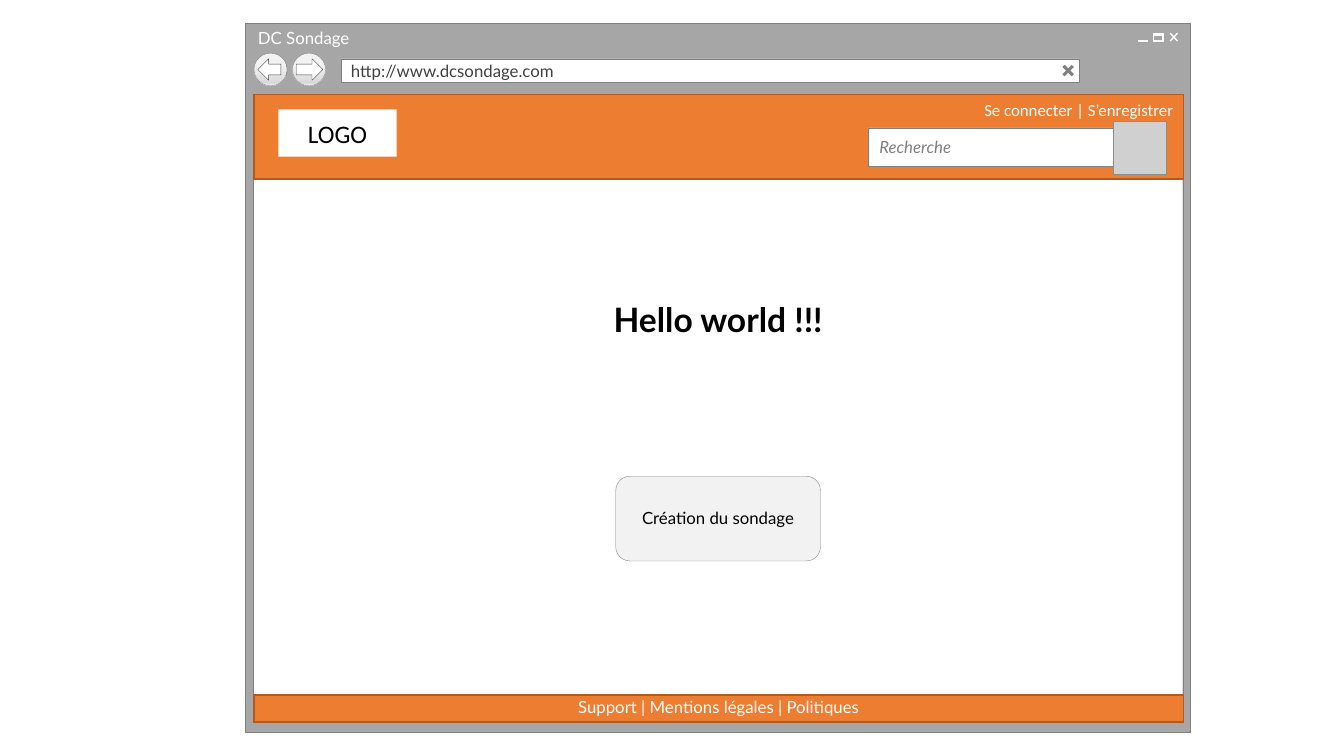
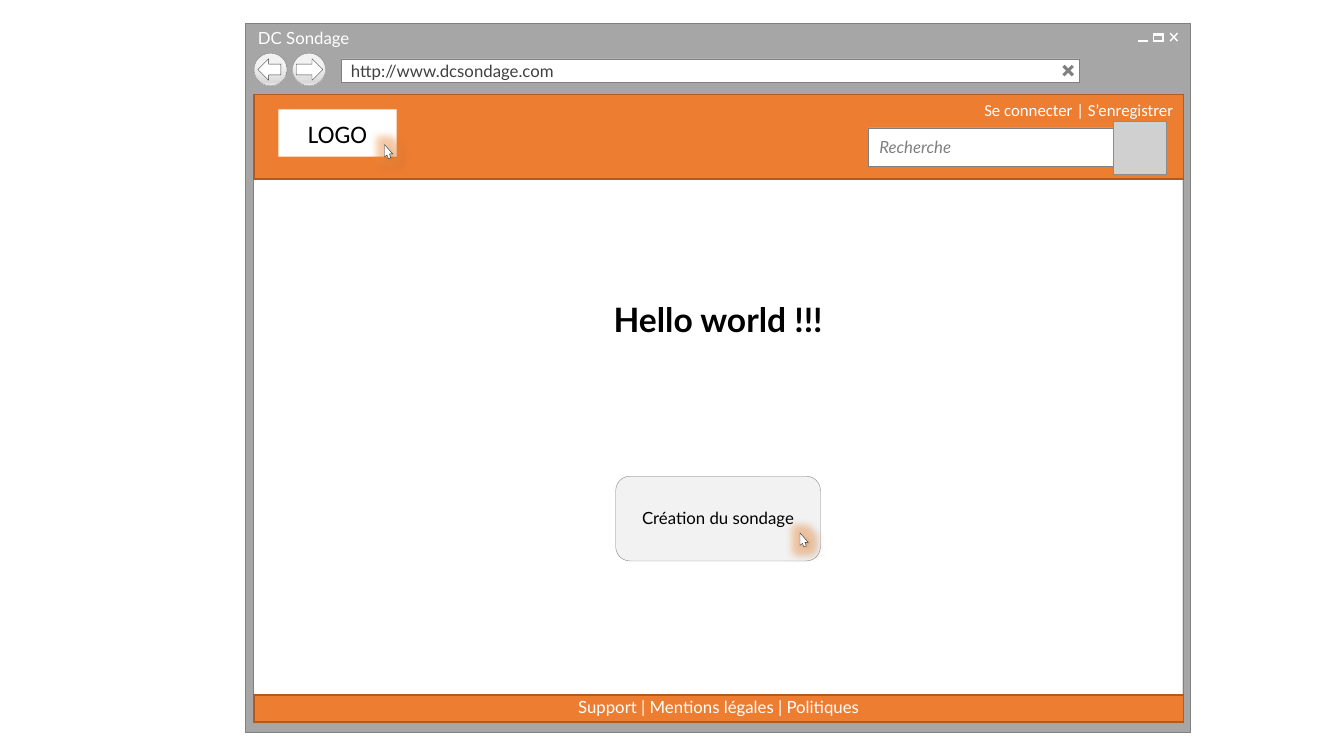
Before and after one commit to cedricbannelier/Projet1, a slide deck: slide 1 of maquetteWeb/maquetteProjetDominikCedric.pptx. Drawn at 1344x756 pixels with LibreOffice and Linux fonts; fonts in the diff are those of the drawing; grey boxes stand for pictures; background and template pictures are left out. Boxes give left, top, right and bottom in pixels: in the first picture for what was removed or moved away, otherwise in the second. Text is boxed around its words. In the diff, an @@ line names an element or a change of style, - is before the commit and + after.

```diff
--- a/maquetteWeb/maquetteProjetDominikCedric.pptx
+++ b/maquetteWeb/maquetteProjetDominikCedric.pptx
@@ freeform shape added at (x1=381, y1=143, x2=394, y2=159), fill #FFFFFF, outline #262626 0.25 pt @@
@@ freeform shape added at (x1=796, y1=531, x2=810, y2=548), fill #FFFFFF, outline #262626 0.25 pt @@
```
Also in this commit, not shown: 27 other slides changed, 2 other files.
